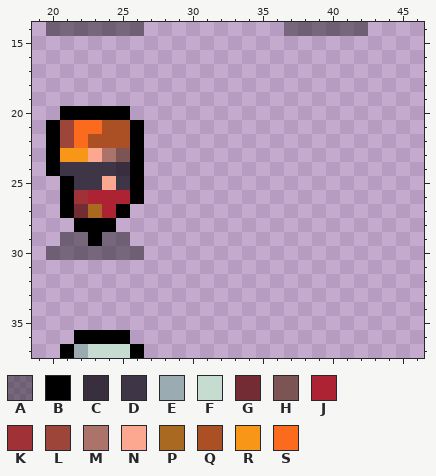
File history of a pixel-art file, Projects/TastyRoad/Assets/Sprites/character.aseprite. This is how it looked before the edit.
80x112 pixels, 1 frame. Shown: x 19..46, y 14..37.
Palette (. is transparent): A #00000064  B #000000  C #382e3d  D #3e3546  E #9babb2  F #c7dcd0  G #742c34  H #7b5453  J #ae2334  K #a03237  L #9e4539  M #ac736a  N #fca790  P #a96920  Q #ab4f24  R #f79617  S #fb6b1d
Pixels before, first column x 20:
14 AAAAAAA..........AAAAAA
15 .......................
16 .......................
17 .......................
18 .......................
19 .......................
20 .BBBBB.................
21 BLSSQQB................
22 BLSQQQB................
23 BRRNMHB................
24 BDDDDCB................
25 .BDDNDB................
26 .BKJJJB................
27 .BGPJB.................
28 ..BBB..................
29 .AABAA.................
30 AAAAAAA................
31 .......................
32 .......................
33 .......................
34 .......................
35 .......................
36 ..BBBB.................
37 .BEFFFB................
The result:
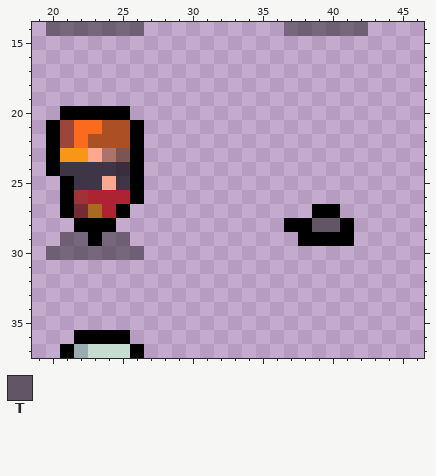
Colours new in this view: T #625565
Diff:
The edit adds colour B in row 27 at x 39 to 40; in row 28 at x 37 to 38 and 41; in row 29 at x 38 to 41.
The edit adds colour T in row 28 at x 39 to 40.
